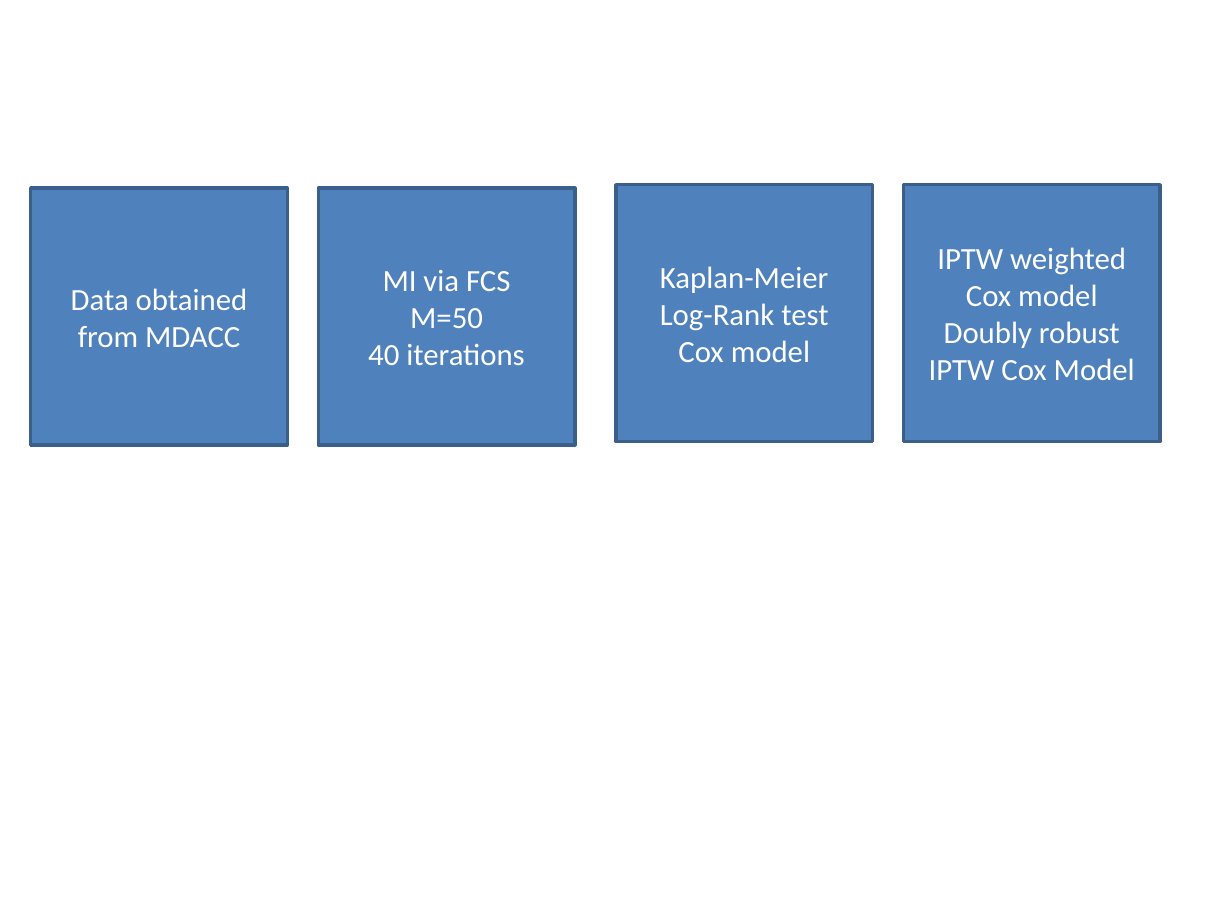
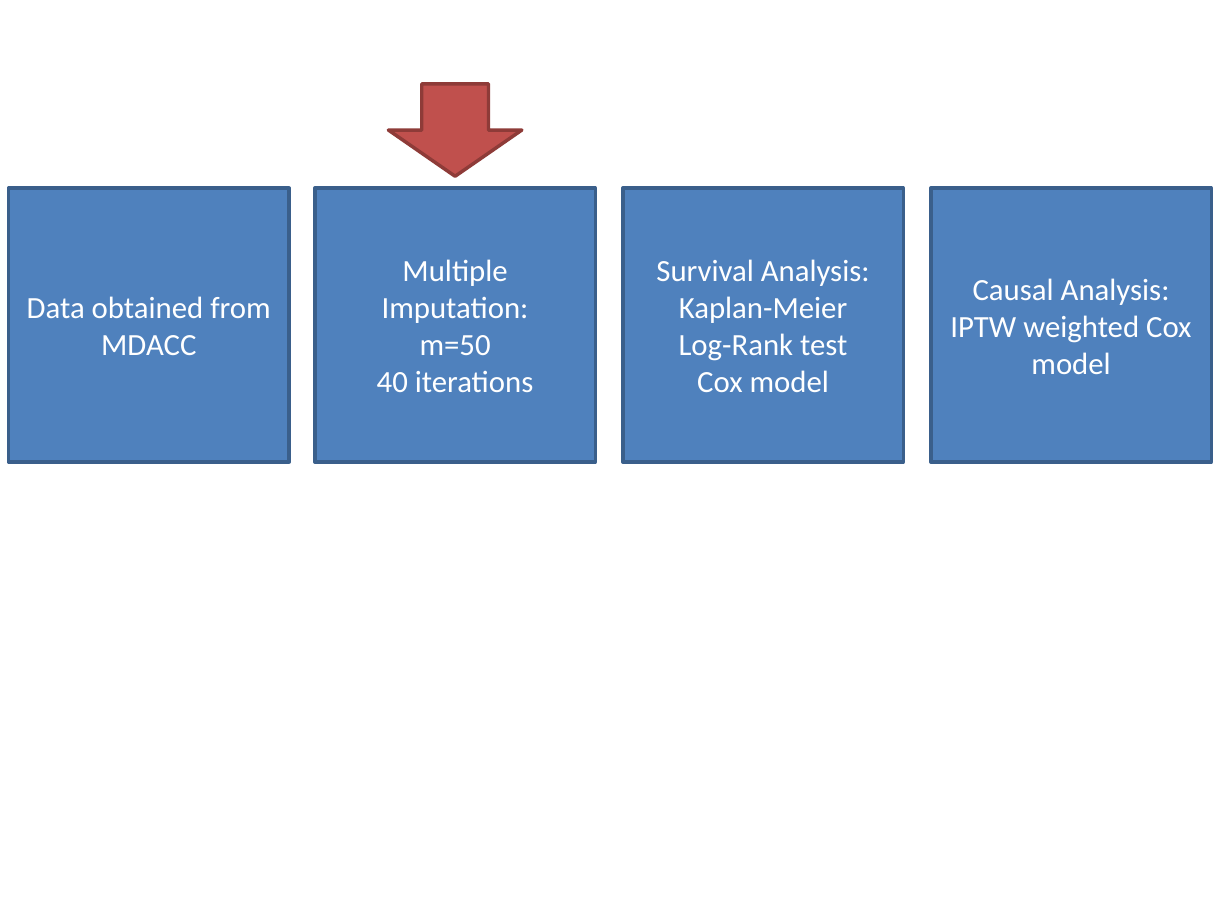
Before and after one commit to nkbxwb/Proposal, a slide deck: slide 9 of mi_picture.pptx. Drawn at 1232x924 pixels with LibreOffice and Linux fonts; fonts in the diff are those of the drawing. Boxes give left, top, right and bottom in pixels: in the first picture for what was removed or moved away, otherwise in the second. Text is boxed around its words. In the diff, an @@ line names an element or a change of style, - is before the commit and + after.

Commit message:
Updated ppt and line between arts and stats

```diff
--- a/mi_picture.pptx
+++ b/mi_picture.pptx
@@ down arrow added at (388, 84, 521, 176), fill #C0504D, outline #8E3B39 2 pt @@
@@ rectangle "Data obtained from MDACC": place and size @@
-rectangle "Data obtained from MDACC" at (31, 188, 287, 445)
+rectangle "Data obtained from MDACC" at (9, 188, 290, 462)
@@ rectangle "Multiple Imputation:": place and size @@
-rectangle "Multiple Imputation:" at (318, 188, 574, 445)
+rectangle "Multiple Imputation:" at (315, 188, 596, 462)
@@ rectangle "Survival Analysis:": place and size @@
-rectangle "Survival Analysis:" at (616, 185, 872, 441)
+rectangle "Survival Analysis:" at (623, 188, 904, 462)
@@ rectangle "Causal Analysis:": place and size @@
-rectangle "Causal Analysis:" at (903, 185, 1159, 441)
+rectangle "Causal Analysis:" at (931, 188, 1212, 462)
@@ text in rectangle at (382, 259, 529, 355): text changed @@
-MI via FCS
-M=50
+Multiple Imputation:
+m=50
@@ text in rectangle at (656, 259, 870, 286): paragraph added @@
+Survival Analysis:
@@ text in rectangle at (973, 278, 1170, 305): paragraph added @@
+Causal Analysis:
@@ text in rectangle at (929, 321, 1135, 380): paragraph removed @@
-Doubly robust IPTW Cox Model
```
Also in this commit, not shown: 4 other files.
